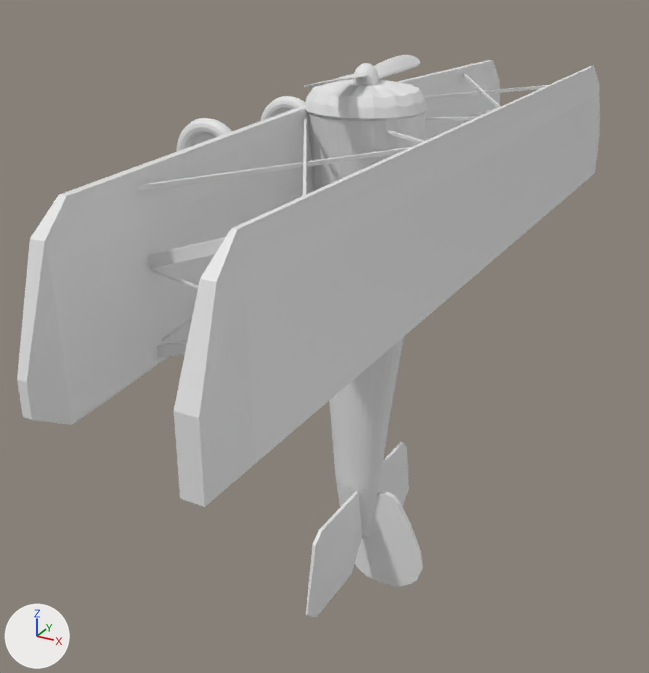
Two versions of the Blender file Assets/models/plane.blend, one commit apart.
One viewpoint serves both versions: a 50 mm camera at (1.27, -2.58, 0.92) aimed at (-0.13, -0.02, -0.36). Arrows for +X, +Y and +Z are at lower left; the lights stay in place.

Objects in the first picture: 'back-sail', 'back-wing', 'body', 'bottom-wing', 'right-wing-support', 'right-wing-support-front', 'top-wing', 'wheel-right'.
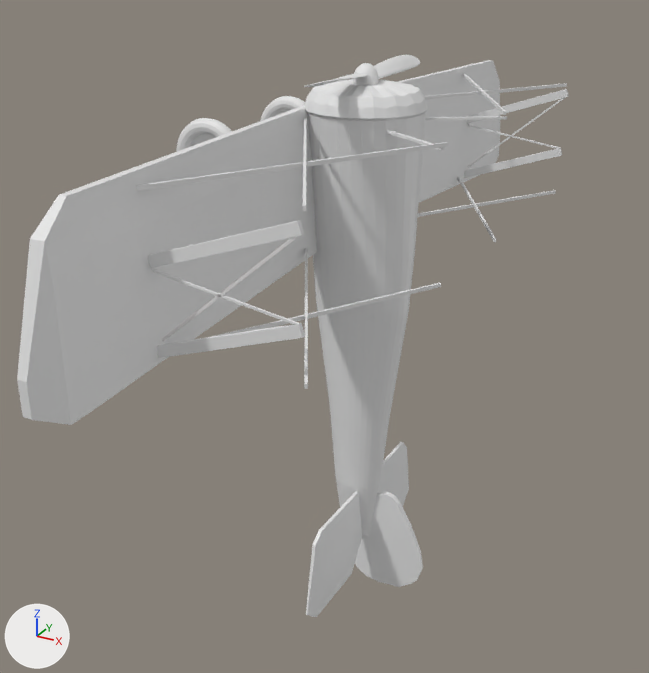
Changed parts and their boxes (x1, y1, x2, y2) in the pictures (649 x 673 px):
'top-wing', hidden
    before: (174, 66, 600, 507)
part 1 of me_cylinder, added
    after: (308, 112, 426, 260)
'right-wing-support', unchanged, uncovered by the edit
    before: (148, 237, 226, 358)
    after: (148, 220, 305, 358)
'left-wing-support', unchanged, uncovered by the edit
    before: (467, 108, 497, 122)
    after: (464, 89, 568, 178)

The edits, one by one:
me_cylinder is used by ob_body; location (0.0, 0.0, -0.213); scale (0.133, 0.133, 0.75).
me_cylinder had 352 vertices, 323 faces and spanned x -1.46..1.46, y -1.47..1.46, z -1.26..0.98.
me_cylinder now has 960 vertices, 931 faces and spans x -1.46..1.46, y -1.47..1.46, z -1.26..0.98.
me_cylinder part 1: 608 vertices added at x -1.42..1.42, y -1.39..1.38, z 0.3..0.83.
Object 'top-wing' (ob_top_wing) is now hidden.
